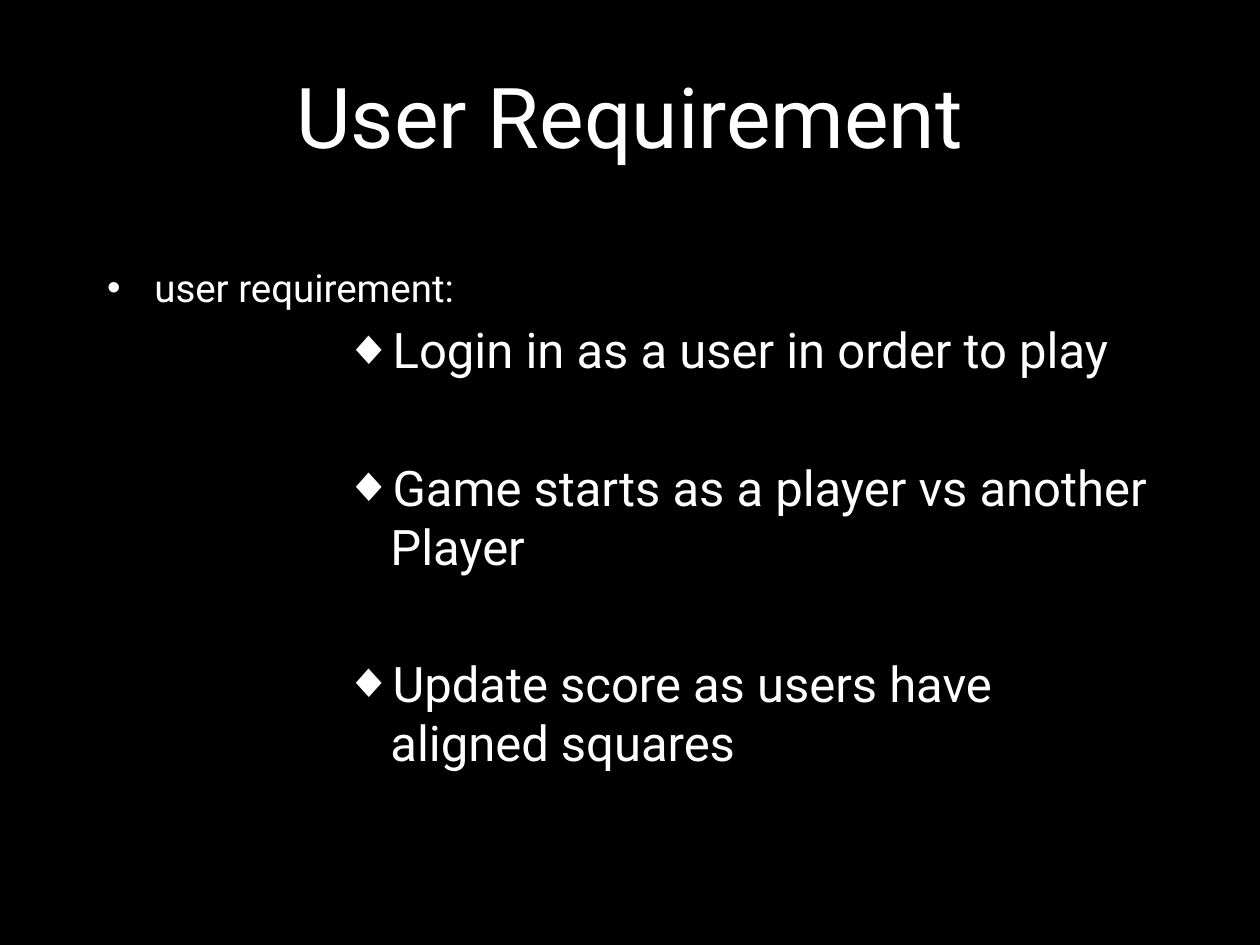
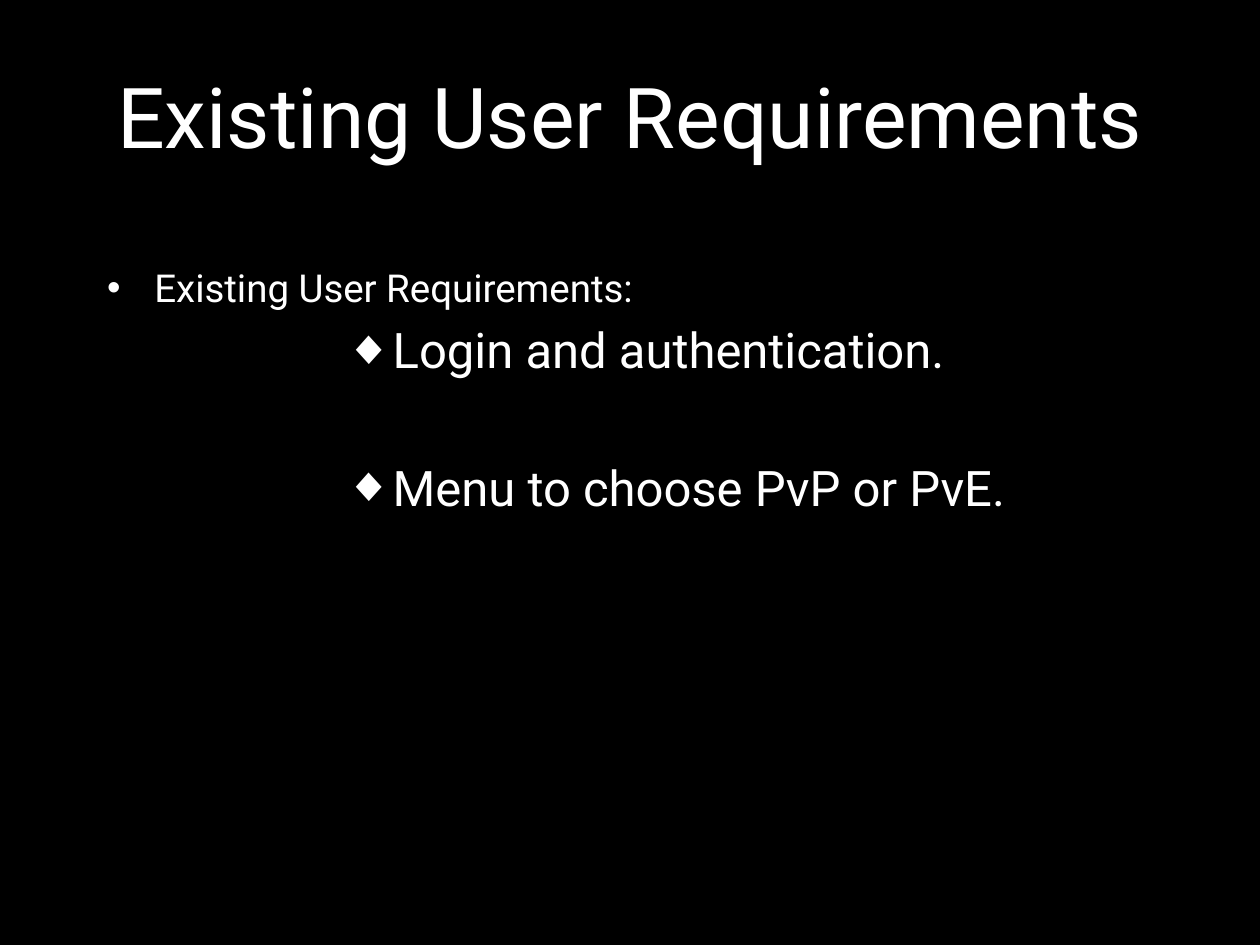
Before and after one commit to Amatarasu/A-Team, a slide deck: slide 6 of Power Point Presentation.pptx (slide 5 before the commit). Drawn at 1260x945 pixels with LibreOffice and Linux fonts; fonts in the diff are those of the drawing; background and template pictures are left out. Boxes give left, top, right and bottom in pixels: in the first picture for what was removed or moved away, otherwise in the second. Text is boxed around its words. In the diff, an @@ line names an element or a change of style, - is before the commit and + after.

```diff
--- a/Power Point Presentation.pptx
+++ b/Power Point Presentation.pptx
@@ title at <box>117,87,1142,166</box>: text changed @@
-User Requirement
+Existing User Requirements
@@ text at <box>154,274,1005,507</box>: text changed @@
-• user requirement:
-          ◆ Login in as a user in order to play
-          ◆ Game starts as a player vs another Player
-          ◆ Update score as users have aligned squares
+• Existing User Requirements:
+          ◆ Login and authentication.
+          ◆ Menu to choose PvP or PvE.
```
Also in this commit, not shown: 5 other slides changed, 1 slide added, 4 other files.
